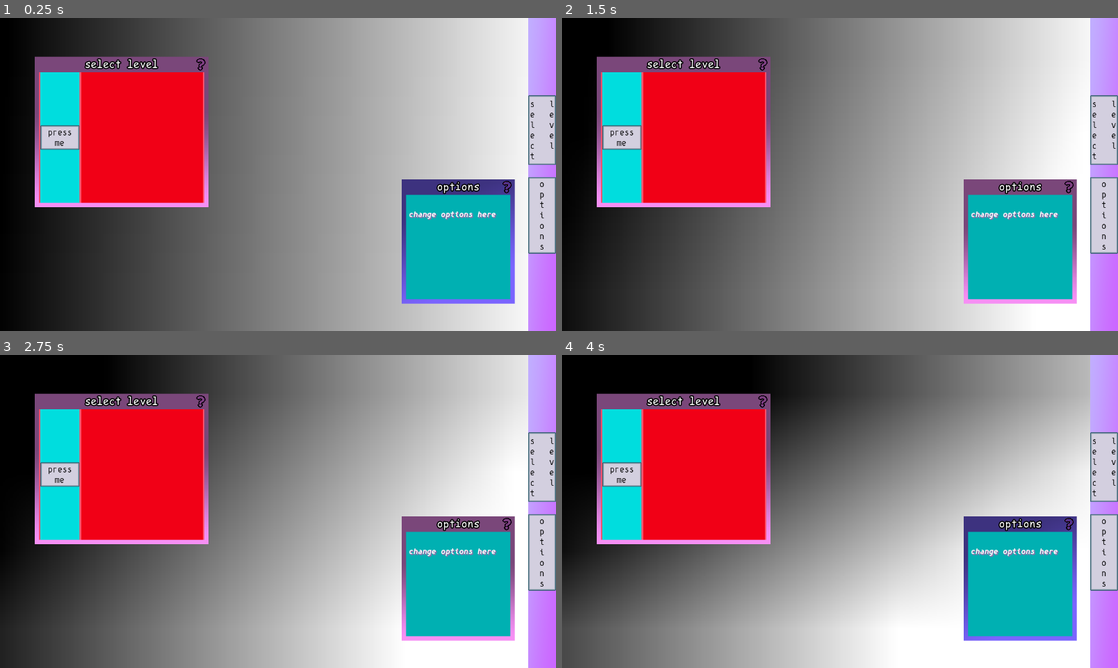
Above: before the commit, frames 1-4 (two rows, left to right).
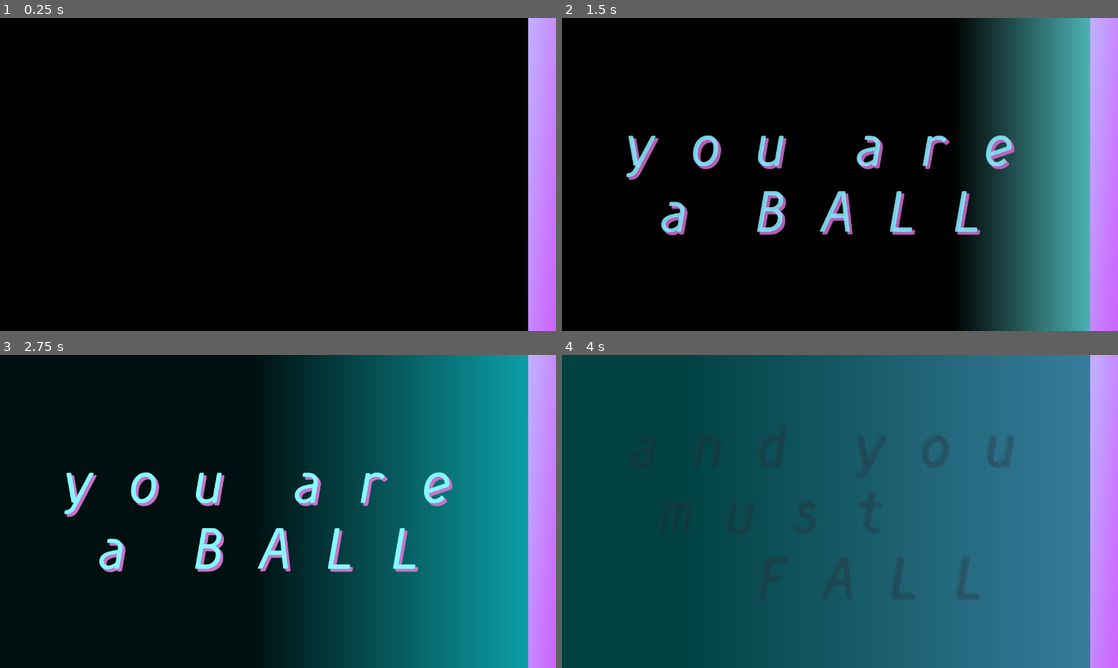
Above: after the commit, the same moments.

Repository: ktosox/GWJ77-Metamorphosis
Game: Godot game, scene res://game.tscn
Two runs of this game, one before a commit and one after it. Both use one fixed random seed, a clock stepped at 60 frames per second and the inputs below.
Inputs (mouse positions are in pixels of both pictures, inside the frame that each line leads up to):
- Up to frame 1 (0.25 s): no input
- Up to frame 2 (1.5 s): tap Enter (ui_accept) at 0.5, 0.77 s; move the mouse to (962, 158) at 0.52 s; press the mouse at (962, 158) at 0.53 s; hold D (Move_Right) 0.53-1.28 s; move the mouse to (728, 190) at 1.27 s; release the mouse at (728, 190) at 1.28 s; hold S (Move_Down) from 1.28 s (still down); right-click (728, 190) at 1.35 s
- Up to frame 3 (2.75 s): tap Enter (ui_accept) at 1.52 s; move the mouse to (333, 442) at 2.02 s; release S (Move_Down) at 2.03 s; press the mouse at (333, 442) at 2.03 s; hold D (Move_Right) from 2.03 s (still down)
- Up to frame 4 (4 s): move the mouse to (812, 574) at 2.77 s; release D (Move_Right) at 2.78 s; release the mouse at (812, 574) at 2.78 s; hold W (Move_Up) 2.78-3.53 s; right-click (812, 574) at 2.85 s; click (812, 574) at 2.92 s; tap Enter (ui_accept) at 3.02, 3.77 s; move the mouse to (1006, 558) at 3.52 s; press the mouse at (1006, 558) at 3.53 s; hold A (Move_Left) from 3.53 s (still down)

The runs differ from the first frame. In frame 1, 89% of the frame differs, in the area x 6-100%, y 0-100%; in frame 2, 90%; in frame 3, 90%; in frame 4, 97%, in the area x 0-100%, y 0-100%.

Commit message:
almost feature complete

Diff:
--- a/Game/default_bus_layout.tres
+++ b/Game/default_bus_layout.tres
@@ -7,3 +7,9 @@
 bus/1/bypass_fx = false
 bus/1/volume_db = 0.0
 bus/1/send = &"Master"
+bus/2/name = &"Music"
+bus/2/solo = false
+bus/2/mute = false
+bus/2/bypass_fx = false
+bus/2/volume_db = 0.0
+bus/2/send = &"Master"
--- a/Game/game.gd
+++ b/Game/game.gd
@@ -5,7 +5,7 @@
 
 # Called when the node enters the scene tree for the first time.
 func _ready() -> void:
-	start_game()
+	#start_game()
 	pass # Replace with function body.
 
 
@@ -68,9 +68,8 @@
 	var new_level = load("res://level/level_builder.tscn").instantiate()
 	#add funy things to new_level based on a level_number match HERE
 	current_game_level = new_level
+	new_level.data = level_data
 	#knobs to turn here: @export_range(1,3) var world (from 1 to 3), @export var segment_count = 6 (how long should the fall be?), @export var feature_list : Array (bonus things to add)
-	new_level.world = level_data.world
-	new_level.desired_length = level_data.desired_length
 	new_level.connect("level_complete",Callable(self,"end_level"))
 	$GameWindow.add_child(new_level)
 	$GameWindow.visible = true
--- a/Game/game.tscn
+++ b/Game/game.tscn
@@ -6,6 +6,9 @@
 [ext_resource type="FontFile" uid="uid://bart7fupiyr0l" path="res://resources/fonts/simply_mono_2/SimplyMono-BookOblique.ttf" id="3_cucsq"]
 [ext_resource type="Script" path="res://interface/window.gd" id="3_mw1gv"]
 [ext_resource type="PackedScene" uid="uid://bg8jt5dej20l1" path="res://path_mechanic/path_selection_screen.tscn" id="4_ko2fr"]
+[ext_resource type="PackedScene" uid="uid://cwa2cv6lsgki6" path="res://settings/sound_setter.tscn" id="7_w24js"]
+[ext_resource type="AudioStream" uid="uid://ch2eeymfycdmw" path="res://settings/scissors 8.wav" id="8_6kpa4"]
+[ext_resource type="AudioStream" uid="uid://bxhndi1w6x38t" path="res://settings/scream 12.wav" id="9_g5p57"]
 
 [sub_resource type="Gradient" id="Gradient_0pjls"]
 
@@ -468,7 +471,43 @@
 script = ExtResource("3_mw1gv")
 tutorial_scene = NodePath("TutorialIGuess")
 
+[node name="Settings" type="ColorRect" parent="OptionsWindow"]
+anchors_preset = 15
+anchor_right = 1.0
+anchor_bottom = 1.0
+grow_horizontal = 2
+grow_vertical = 2
+color = Color(1, 0.278431, 0.337255, 1)
+
+[node name="SoundSetter" parent="OptionsWindow/Settings" instance=ExtResource("7_w24js")]
+layout_mode = 1
+offset_top = -120.0
+offset_right = 0.0
+offset_bottom = -43.0
+title_overwrite = "Sound"
+
+[node name="SoundSetter2" parent="OptionsWindow/Settings" instance=ExtResource("7_w24js")]
+layout_mode = 1
+offset_top = -39.0
+offset_right = 0.0
+offset_bottom = 33.0
+bus_name = "Effects"
+
+[node name="ExampleSound" parent="OptionsWindow/Settings/SoundSetter2" index="1"]
+stream = ExtResource("9_g5p57")
+
+[node name="SoundSetter3" parent="OptionsWindow/Settings" instance=ExtResource("7_w24js")]
+layout_mode = 1
+offset_top = 40.0
+offset_right = 0.0
+offset_bottom = 112.0
+bus_name = "Music"
+
+[node name="ExampleSound" parent="OptionsWindow/Settings/SoundSetter3" index="1"]
+stream = ExtResource("8_6kpa4")
+
 [node name="TutorialIGuess" type="ColorRect" parent="OptionsWindow"]
+visible = false
 custom_minimum_size = Vector2(240, 240)
 anchors_preset = 15
 anchor_right = 1.0
@@ -490,9 +529,13 @@
 libraries = {
 "": SubResource("AnimationLibrary_7rh51")
 }
+autoplay = "new_animation"
 
 [connection signal="pressed" from="PanelTexture/Layout/SelectLevelButton" to="." method="_on_select_level_button_pressed"]
 [connection signal="pressed" from="PanelTexture/Layout/GameWindowButton" to="." method="_on_game_window_button_pressed"]
 [connection signal="pressed" from="PanelTexture/Layout/HiddenWindowButton" to="." method="_on_hidden_window_button_pressed"]
 [connection signal="pressed" from="PanelTexture/Layout/OptionsWindowButton" to="." method="_on_options_window_button_pressed"]
 [connection signal="create_new_level" from="SelectLevel/PathSelectionScreen" to="." method="_on_path_selection_screen_create_new_level"]
+
+[editable path="OptionsWindow/Settings/SoundSetter2"]
+[editable path="OptionsWindow/Settings/SoundSetter3"]
--- a/Game/level/car.gd
+++ b/Game/level/car.gd
@@ -11,9 +11,10 @@
 	pass
 
 
-func _on_body_entered(body: Node3D) -> void:
+func _on_body_entered(body: RigidBody3D) -> void:
 	if body.is_in_group("Player"):
 		$MeshInstance3D.visible = false
 		$CPUParticles3D.emitting = true
-
+		set_deferred("monitoring",false)
+	body.apply_central_impulse(Vector3(0,5,0))
 	pass # Replace with function body.
--- /dev/null
+++ b/Game/level/features/bubble_generator.gd
@@ -0,0 +1,14 @@
+extends CPUParticles3D
+
+
+# Called when the node enters the scene tree for the first time.
+func _ready() -> void:
+	rotate(Vector3.UP,deg_to_rad(90*(randi()%4) ))
+
+	global_position += Vector3(0,0,-1.9).rotated(Vector3.UP,rotation.y)
+	pass # Replace with function body.
+
+
+# Called every frame. 'delta' is the elapsed time since the previous frame.
+func _process(delta: float) -> void:
+	pass
--- a/Game/level/features/bubble_generator.tscn
+++ b/Game/level/features/bubble_generator.tscn
@@ -1,4 +1,6 @@
-[gd_scene load_steps=3 format=3 uid="uid://bibr0jwrfulir"]
+[gd_scene load_steps=5 format=3 uid="uid://bibr0jwrfulir"]
+
+[ext_resource type="Script" path="res://level/features/bubble_generator.gd" id="1_kdiw6"]
 
 [sub_resource type="StandardMaterial3D" id="StandardMaterial3D_m7mbj"]
 transparency = 1
@@ -12,14 +14,30 @@
 radial_segments = 8
 rings = 8
 
+[sub_resource type="CapsuleShape3D" id="CapsuleShape3D_dxq1l"]
+radius = 1.88815
+height = 7.08124
+
 [node name="BubbleGenerator" type="CPUParticles3D"]
-amount = 16
-lifetime = 3.0
-explosiveness = 0.75
+amount = 24
+lifetime = 1.2
 lifetime_randomness = 0.8
 mesh = SubResource("SphereMesh_arunj")
-gravity = Vector3(0, 6, 0)
-initial_velocity_min = 3.0
-initial_velocity_max = 6.0
+gravity = Vector3(0, 9, 0)
+initial_velocity_min = 2.0
+initial_velocity_max = 4.0
 damping_min = 2.0
 damping_max = 4.0
+script = ExtResource("1_kdiw6")
+
+[node name="Area3D" type="Area3D" parent="."]
+transform = Transform3D(1, 0, 0, 0, 1, 0, 0, 0, 1, 1.68512, 3.16662, 0)
+collision_layer = 0
+collision_mask = 2
+gravity_space_override = 1
+gravity_point_center = Vector3(0, 2, 0)
+gravity_direction = Vector3(0, 2, 0)
+
+[node name="CollisionShape3D" type="CollisionShape3D" parent="Area3D"]
+transform = Transform3D(1, 0, 0, 0, 1, 0, 0, 0, 1, -0.485953, -0.577646, 0)
+shape = SubResource("CapsuleShape3D_dxq1l")
--- a/Game/level/features/virtual_poster.gd
+++ b/Game/level/features/virtual_poster.gd
@@ -5,6 +5,9 @@
 # Called when the node enters the scene tree for the first time.
 func _ready() -> void:
 	$Label.text = text_range[randi()%text_range.size()]
+	rotate(Vector3.UP,deg_to_rad(90*(randi()%4) ))
+
+	global_position += Vector3(0,0,-1.9).rotated(Vector3.UP,rotation.y)
 
 	pass # Replace with function body.
 
--- a/Game/level/features/virtual_poster.tscn
+++ b/Game/level/features/virtual_poster.tscn
@@ -15,6 +15,9 @@
 material = SubResource("StandardMaterial3D_gnwli")
 left_to_right = 0.0
 size = Vector3(0.2, 0.3, 2)
+
+[sub_resource type="BoxShape3D" id="BoxShape3D_sob34"]
+size = Vector3(1.69275, 4.21536, 2.00098)
 
 [node name="SlowPoster" type="MeshInstance3D"]
 mesh = SubResource("QuadMesh_0bj2b")
@@ -37,3 +40,14 @@
 [node name="MeshInstance3D" type="MeshInstance3D" parent="."]
 transform = Transform3D(-0.0119553, 0, -0.999929, 0, 1, 0, 0.999929, 0, -0.0119553, 0, 2.10529, 0)
 mesh = SubResource("PrismMesh_hviuo")
+
+[node name="Area3D" type="Area3D" parent="."]
+transform = Transform3D(1, 0, 0, 0, 1, 0, 0, 0, 1, 0, 0, 1.01937)
+collision_layer = 0
+collision_mask = 2
+linear_damp_space_override = 1
+linear_damp = 4.0
+
+[node name="CollisionShape3D" type="CollisionShape3D" parent="Area3D"]
+transform = Transform3D(1, 0, 0, 0, 1, 0, 0, 0, 1, -0.0823364, 0.767166, 0.500488)
+shape = SubResource("BoxShape3D_sob34")
--- a/Game/level/intersection.tscn
+++ b/Game/level/intersection.tscn
@@ -112,7 +112,7 @@
 "RESET": SubResource("Animation_tw0fa")
 }
 
-[node name="Intersection" type="Node3D"]
+[node name="Trafic" type="Node3D"]
 
 [node name="CarMover" type="AnimationPlayer" parent="."]
 libraries = {
--- a/Game/level/level_builder.gd
+++ b/Game/level/level_builder.gd
@@ -46,8 +46,9 @@
 	await get_tree().create_timer(0.4).timeout
 	loading_screen.get_node("ProgressBar").value = 100
 	loading_screen.get_node("LoadingComplete").visible = true
-
-	print("_total_length ", _total_length)
+	$Music.play(randf() * 300)
+	$Music/AnimationPlayer.play("in")
+	#print("_total_length ", _total_length)
 	pass
 
 
@@ -128,6 +129,12 @@
 
 
 
+	for feature in data.features:
+		var spot = _valid_location_array[randi()%_valid_location_array.size()]
+		var new_feature = feature.instantiate() as Node3D
+		new_feature.global_position = Vector3(0,spot,0)
+		$FeaturesGoHere.add_child(new_feature)
+		_valid_location_array.erase(spot)
 	pass
 
 
@@ -159,8 +166,9 @@
 
 
 func _on_player_catcher_player_reached_end() -> void:
+	$Music/AnimationPlayer.play("out")
 	$Overlay/TimeShower.set_process(false)
-	await get_tree().create_timer(1.2).timeout
+	await get_tree().create_timer(1.7).timeout
 	emit_signal("level_complete",$Overlay/TimeShower.current_time)
 	queue_free()
 	pass # Replace with function body.
--- a/Game/level/level_builder.tscn
+++ b/Game/level/level_builder.tscn
@@ -1,18 +1,73 @@
-[gd_scene load_steps=8 format=3 uid="uid://b6n1a36i8bdmy"]
+[gd_scene load_steps=13 format=3 uid="uid://b6n1a36i8bdmy"]
 
 [ext_resource type="Script" path="res://level/level_builder.gd" id="1_qv3op"]
-[ext_resource type="PackedScene" uid="uid://c1838uqk0isy3" path="res://level/features/virtual_poster.tscn" id="2_agaqt"]
 [ext_resource type="Script" path="res://level/level_data.gd" id="2_e2rim"]
+[ext_resource type="PackedScene" uid="uid://bibr0jwrfulir" path="res://level/features/bubble_generator.tscn" id="2_gcroh"]
 [ext_resource type="FontFile" uid="uid://bip18wbfqsng2" path="res://resources/fonts/flexi_ibm_vga_true/Flexi_IBM_VGA_True.ttf" id="2_l87on"]
 [ext_resource type="PackedScene" uid="uid://bhtsrhgyo1unt" path="res://level/player_catcher.tscn" id="2_xgffx"]
 [ext_resource type="Script" path="res://level/time_shower.gd" id="3_8a3qc"]
+[ext_resource type="AudioStream" uid="uid://b5114l04llu8i" path="res://resources/sounds/Prismatic Shopping Network.ogg" id="7_kr5f3"]
 
 [sub_resource type="Resource" id="Resource_qxlsf"]
 script = ExtResource("2_e2rim")
 world = 2
 desired_length = 80
 loot_count = 6
-features = Array[PackedScene]([ExtResource("2_agaqt"), ExtResource("2_agaqt")])
+features = Array[PackedScene]([ExtResource("2_gcroh"), ExtResource("2_gcroh")])
+
+[sub_resource type="Animation" id="Animation_ahe07"]
+resource_name = "in"
+length = 2.0
+tracks/0/type = "value"
+tracks/0/imported = false
+tracks/0/enabled = true
+tracks/0/path = NodePath(".:volume_db")
+tracks/0/interp = 1
+tracks/0/loop_wrap = true
+tracks/0/keys = {
+"times": PackedFloat32Array(0, 2),
+"transitions": PackedFloat32Array(1, 1),
+"update": 0,
+"values": [-80.0, 0.0]
+}
+
+[sub_resource type="Animation" id="Animation_bsdgd"]
+resource_name = "out"
+length = 2.0
+tracks/0/type = "value"
+tracks/0/imported = false
+tracks/0/enabled = true
+tracks/0/path = NodePath(".:volume_db")
+tracks/0/interp = 1
+tracks/0/loop_wrap = true
+tracks/0/keys = {
+"times": PackedFloat32Array(0, 2),
+"transitions": PackedFloat32Array(1, 1),
+"update": 0,
+"values": [0.0, -80.0]
+}
+
+[sub_resource type="Animation" id="Animation_u7b56"]
+length = 0.001
+tracks/0/type = "value"
+tracks/0/imported = false
+tracks/0/enabled = true
+tracks/0/path = NodePath(".:volume_db")
+tracks/0/interp = 1
+tracks/0/loop_wrap = true
+tracks/0/keys = {
+"times": PackedFloat32Array(0),
+"transitions": PackedFloat32Array(1),
+"update": 0,
+"values": [-80.0]
+}
+
+[sub_resource type="AnimationLibrary" id="AnimationLibrary_lhk8r"]
+_data = {
+"RESET": SubResource("Animation_u7b56"),
+"in": SubResource("Animation_ahe07"),
+"out": SubResource("Animation_bsdgd")
+}
 
 [node name="LevelBuilder" type="Node3D"]
 script = ExtResource("1_qv3op")
@@ -95,4 +150,14 @@
 [node name="PlayerCatcher" parent="." instance=ExtResource("2_xgffx")]
 transform = Transform3D(1, 0, 0, 0, 1, 0, 0, 0, 1, 0, -5, 0)
 
+[node name="Music" type="AudioStreamPlayer" parent="."]
+stream = ExtResource("7_kr5f3")
+volume_db = -80.0
+bus = &"Music"
+
+[node name="AnimationPlayer" type="AnimationPlayer" parent="Music"]
+libraries = {
+"": SubResource("AnimationLibrary_lhk8r")
+}
+
 [connection signal="player_reached_end" from="PlayerCatcher" to="." method="_on_player_catcher_player_reached_end"]
--- a/Game/not_player/loot.gd
+++ b/Game/not_player/loot.gd
@@ -4,6 +4,8 @@
 
 func _ready() -> void:
 	assert(packet != null)
+	rotation = Vector3(randf(),randf(),randf())
+
 
 func _on_body_entered(body: Node3D) -> void:
 	assert(body.is_in_group("Player"))
--- a/Game/path_mechanic/path_selection_screen.gd
+++ b/Game/path_mechanic/path_selection_screen.gd
@@ -10,6 +10,8 @@
 
 signal create_new_level (level_data : LevelData)
 
+@export var possible_feaure_array : Array[PackedScene]
+
 # Called when the node enters the scene tree for the first time.
 func _ready() -> void:
 	GM.connect("falling_ended",Callable(self,"end_lock_out"))
@@ -21,21 +23,27 @@
 
 func generate_new_paths() -> void:
 	# LUL
-	var new_level_data = LevelData.new()
+	for n in 3:
+		var new_level_data = LevelData.new()
+		new_level_data.desired_length = int(80 + 20 * randf())
+		new_level_data.features.push_back(possible_feaure_array[randi()%possible_feaure_array.size()])
+		new_level_data.features.push_back(possible_feaure_array[randi()%possible_feaure_array.size()])
+		new_level_data.loot_count = 5 + randi()%8
+		new_level_data.world = 1 + randi()%3
+		create_page(new_level_data)
 
-	create_page(new_level_data)
-	create_page(new_level_data)
-	create_page(new_level_data)
 	pass
 
 func create_page(level_data : LevelData) -> void:
+	var random_color = Color(randf()*1.8,randf()*1.8,randf()*1.8)
+
 	var new_page = path_details_scene.instantiate() as Control
-	paths_go_here.add_child(new_page)
-	var random_color = Color(randf()*1.8,randf()*1.8,randf()*1.8)
+
 	new_page.level_data = level_data
 	new_page.modulate = random_color
 	new_page.visible = false
 	new_page.connect("level_selection_confirmed",Callable(self,"confirm_path_selection"))
+	paths_go_here.add_child(new_page)
 	var new_button = path_button_scene.instantiate()
 	buttons_go_here.add_child(new_button)
 	new_button.linked_path = new_page
--- a/Game/path_mechanic/path_selection_screen.tscn
+++ b/Game/path_mechanic/path_selection_screen.tscn
@@ -1,17 +1,19 @@
-[gd_scene load_steps=8 format=3 uid="uid://bg8jt5dej20l1"]
+[gd_scene load_steps=10 format=3 uid="uid://bg8jt5dej20l1"]
 
 [ext_resource type="Theme" uid="uid://dbotcsipmht72" path="res://interface/main_theme.tres" id="1_aqpr0"]
 [ext_resource type="Script" path="res://path_mechanic/path_selection_screen.gd" id="1_pisuv"]
 [ext_resource type="PackedScene" uid="uid://dsqnp0dc0toww" path="res://path_mechanic/path_deatils.tscn" id="3_0n3wb"]
 [ext_resource type="PackedScene" uid="uid://x5uoriat7akg" path="res://path_mechanic/path_button.tscn" id="3_klco7"]
+[ext_resource type="PackedScene" uid="uid://wgbqu5l18xj2" path="res://level/intersection.tscn" id="4_w3tmn"]
 [ext_resource type="Script" path="res://level/level_data.gd" id="5_48xt1"]
+[ext_resource type="PackedScene" uid="uid://bibr0jwrfulir" path="res://level/features/bubble_generator.tscn" id="5_ma4di"]
 [ext_resource type="PackedScene" uid="uid://c1838uqk0isy3" path="res://level/features/virtual_poster.tscn" id="5_rlr33"]
 
 [sub_resource type="Resource" id="Resource_hbx62"]
 script = ExtResource("5_48xt1")
 world = 1
-desired_length = 80
-loot_count = 6
+desired_length = 120
+loot_count = 8
 features = Array[PackedScene]([ExtResource("5_rlr33"), ExtResource("5_rlr33")])
 
 [node name="PathSelectionScreen" type="ColorRect"]
@@ -22,6 +24,7 @@
 theme = ExtResource("1_aqpr0")
 color = Color(1, 0.32549, 0.419608, 1)
 script = ExtResource("1_pisuv")
+possible_feaure_array = Array[PackedScene]([ExtResource("5_rlr33"), ExtResource("4_w3tmn"), ExtResource("5_ma4di")])
 
 [node name="Layout" type="HBoxContainer" parent="."]
 layout_mode = 1
--- /dev/null
+++ b/Game/settings/config.gd
@@ -0,0 +1,60 @@
+# got the below code from https://github.com/GodotWildJam/gwj-accessibility-scripts
+class_name Config
+extends Object
+
+## Interface for a single configuration file through [ConfigFile].
+
+const CONFIG_FILE_LOCATION := "user://config.cfg"
+
+static var config_file : ConfigFile
+
+static func _init():
+	load_config_file()
+
+static func _save_config_file() -> void:
+	var save_error : int = config_file.save(CONFIG_FILE_LOCATION)
+	if save_error:
+		push_error("save config file failed with error %d" % save_error)
+
+static func load_config_file() -> void:
+	if config_file != null:
+		return
+	config_file = ConfigFile.new()
+	var load_error : int = config_file.load(CONFIG_FILE_LOCATION)
+	if load_error:
+		var save_error : int = config_file.save(CONFIG_FILE_LOCATION)
+		if save_error:
+			push_error("save config file failed with error %d" % save_error)
+
+static func set_config(section: String, key: String, value) -> void:
+	load_config_file()
+	config_file.set_value(section, key, value)
+	_save_config_file()
+
+static func get_config(section: String, key: String, default = null) -> Variant:
+	load_config_file()
+	return config_file.get_value(section, key, default)
+
+static func has_section(section: String):
+	load_config_file()
+	return config_file.has_section(section)
+
+static func has_section_key(section: String, key: String):
+	load_config_file()
+	return config_file.has_section_key(section, key)
+
+static func erase_section(section: String):
+	if has_section(section):
+		config_file.erase_section(section)
+		_save_config_file()
+
+static func erase_section_key(section: String, key: String):
+	if has_section_key(section, key):
+		config_file.erase_section_key(section, key)
+		_save_config_file()
+
+static func get_section_keys(section: String):
+	load_config_file()
+	if config_file.has_section(section):
+		return config_file.get_section_keys(section)
+	return PackedStringArray()
--- /dev/null
+++ b/Game/settings/settings_autoload.gd
@@ -0,0 +1,13 @@
+extends Control
+
+
+
+
+# Called when the node enters the scene tree for the first time.
+func _ready() -> void:
+	pass # Replace with function body.
+
+
+# Called every frame. 'delta' is the elapsed time since the previous frame.
+func _process(delta: float) -> void:
+	pass
--- /dev/null
+++ b/Game/settings/settings_autoload.tscn
@@ -0,0 +1,83 @@
+[gd_scene load_steps=5 format=3 uid="uid://cwtl5c1tu4ppe"]
+
+[ext_resource type="Script" path="res://settings/settings_autoload.gd" id="1_0ikpp"]
+[ext_resource type="PackedScene" uid="uid://cwa2cv6lsgki6" path="res://settings/sound_setter.tscn" id="2_fwc0t"]
+
+[sub_resource type="Shader" id="Shader_bw435"]
+code = "shader_type canvas_item;
+// code lifted from the shader tutorail on the documentation
+
+uniform sampler2D screen_texture : hint_screen_texture, repeat_disable, filter_nearest;
+
+uniform float brightness = 1.0;
+uniform float contrast = 1.0;
+uniform float saturation = 1.0;
+
+void fragment() {
+    vec3 c = textureLod(screen_texture, SCREEN_UV, 0.0).rgb;
+
+    c.rgb = mix(vec3(0.0), c.rgb, brightness);
+    c.rgb = mix(vec3(0.5), c.rgb, contrast);
+    c.rgb = mix(vec3(dot(vec3(1.0), c.rgb) * 0.33333), c.rgb, saturation);
+
+    COLOR.rgb = c;
+}
+"
+
+[sub_resource type="ShaderMaterial" id="ShaderMaterial_adrdl"]
+shader = SubResource("Shader_bw435")
+shader_parameter/brightness = 1.0
+shader_parameter/contrast = 1.0
+shader_parameter/saturation = 1.0
+
+[node name="SettingsAutoload" type="Control"]
+layout_mode = 3
+anchors_preset = 15
+anchor_right = 1.0
+anchor_bottom = 1.0
+grow_horizontal = 2
+grow_vertical = 2
+script = ExtResource("1_0ikpp")
+
+[node name="ScreenCorrection" type="CanvasLayer" parent="."]
+visible = false
+
+[node name="ShaderHolder" type="ColorRect" parent="ScreenCorrection"]
+material = SubResource("ShaderMaterial_adrdl")
+anchors_preset = 15
+anchor_right = 1.0
+anchor_bottom = 1.0
+grow_horizontal = 2
+grow_vertical = 2
+
+[node name="SettingsButton" type="CanvasLayer" parent="."]
+
+[node name="TextureButton" type="TextureButton" parent="SettingsButton"]
+offset_left = 1207.0
+offset_top = 34.0
+offset_right = 1247.0
+offset_bottom = 74.0
+
+[node name="SettingsWindow" type="CanvasLayer" parent="."]
+visible = false
+
+[node name="Sound" type="VBoxContainer" parent="SettingsWindow"]
+offset_left = 767.0
+offset_top = 421.0
+offset_right = 1233.0
+offset_bottom = 697.0
+alignment = 1
+
+[node name="SoundSetter" parent="SettingsWindow/Sound" instance=ExtResource("2_fwc0t")]
+layout_mode = 2
+color = Color(0.795964, 2.5028e-06, 0.50109, 1)
+title_overwrite = "Main"
+
+[node name="SoundSetter2" parent="SettingsWindow/Sound" instance=ExtResource("2_fwc0t")]
+layout_mode = 2
+bus_name = "Effects"
+
+[node name="SoundSetter3" parent="SettingsWindow/Sound" instance=ExtResource("2_fwc0t")]
+layout_mode = 2
+color = Color(0.249596, 0.519648, 0.243376, 1)
+bus_name = "Music"
--- /dev/null
+++ b/Game/settings/sound_setter.gd
@@ -0,0 +1,37 @@
+extends ColorRect
+
+@export var bus_name = "Master"
+
+@export var title_overwrite : String
+
+var _bus_index = 0
+
+# Called when the node enters the scene tree for the first time.
+func _ready() -> void:
+	_bus_index = AudioServer.get_bus_index(bus_name)
+	assert(_bus_index != -1)
+	%MuteButton.button_pressed = AudioServer.is_bus_mute(_bus_index)
+	%VolumeSlider.value = db_to_linear(AudioServer.get_bus_volume_db(_bus_index))
+	$ExampleSound.bus = bus_name
+	if title_overwrite.is_empty():
+		%Title.text = bus_name
+	else:
+		%Title.text = title_overwrite
+	pass # Replace with function body.
+
+
+
+
+func _on_mute_button_toggled(toggled_on: bool) -> void:
+	AudioServer.set_bus_mute(_bus_index, toggled_on)
+	pass # Replace with function body.
+
+
+
+
+
+func _on_volume_slider_value_changed(value: float) -> void:
+	AudioServer.set_bus_volume_db(_bus_index, linear_to_db(value))
+	if !$ExampleSound.playing:
+		$ExampleSound.play()
+	pass # Replace with function body.
--- /dev/null
+++ b/Game/settings/sound_setter.tscn
@@ -0,0 +1,100 @@
+[gd_scene load_steps=6 format=3 uid="uid://cwa2cv6lsgki6"]
+
+[ext_resource type="Script" path="res://settings/sound_setter.gd" id="1_wvucb"]
+[ext_resource type="AudioStream" uid="uid://b73ekdqt0i2c7" path="res://settings/beep 2.wav" id="2_otl65"]
+
+[sub_resource type="Animation" id="Animation_fo8gr"]
+length = 0.001
+tracks/0/type = "value"
+tracks/0/imported = false
+tracks/0/enabled = true
+tracks/0/path = NodePath(".:volume_db")
+tracks/0/interp = 1
+tracks/0/loop_wrap = true
+tracks/0/keys = {
+"times": PackedFloat32Array(0),
+"transitions": PackedFloat32Array(1),
+"update": 0,
+"values": [-80.0]
+}
+
+[sub_resource type="Animation" id="Animation_8n614"]
+resource_name = "auto_play"
+tracks/0/type = "value"
+tracks/0/imported = false
+tracks/0/enabled = true
+tracks/0/path = NodePath(".:volume_db")
+tracks/0/interp = 1
+tracks/0/loop_wrap = true
+tracks/0/keys = {
+"times": PackedFloat32Array(0, 1),
+"transitions": PackedFloat32Array(2, 2),
+"update": 0,
+"values": [-80.0, 0.0]
+}
+
+[sub_resource type="AnimationLibrary" id="AnimationLibrary_8o6xe"]
+_data = {
+"RESET": SubResource("Animation_fo8gr"),
+"auto_play": SubResource("Animation_8n614")
+}
+
+[node name="SoundSetter" type="ColorRect"]
+custom_minimum_size = Vector2(0, 72)
+anchors_preset = 14
+anchor_top = 0.5
+anchor_right = 1.0
+anchor_bottom = 0.5
+offset_top = -36.0
+offset_right = -177.0
+offset_bottom = 41.0
+grow_horizontal = 2
+grow_vertical = 2
+size_flags_horizontal = 3
+size_flags_vertical = 4
+color = Color(0.294118, 0.329412, 1, 1)
+script = ExtResource("1_wvucb")
+
+[node name="Layout" type="HBoxContainer" parent="."]
+layout_mode = 1
+anchors_preset = 15
+anchor_right = 1.0
+anchor_bottom = 1.0
+grow_horizontal = 2
+grow_vertical = 2
+
+[node name="MuteButton" type="CheckButton" parent="Layout"]
+unique_name_in_owner = true
+layout_mode = 2
+
+[node name="VolumeSlider" type="HSlider" parent="Layout"]
+unique_name_in_owner = true
+layout_mode = 2
+size_flags_horizontal = 3
+size_flags_vertical = 4
+max_value = 1.5
+step = 0.02
+value = 0.48
+
+[node name="ExampleSound" type="AudioStreamPlayer" parent="."]
+stream = ExtResource("2_otl65")
+volume_db = -80.0
+
+[node name="MuteOnLoad" type="AnimationPlayer" parent="ExampleSound"]
+libraries = {
+"": SubResource("AnimationLibrary_8o6xe")
+}
+autoplay = "auto_play"
+
+[node name="Title" type="Label" parent="."]
+unique_name_in_owner = true
+layout_mode = 1
+anchors_preset = 10
+anchor_right = 1.0
+offset_bottom = 23.0
+grow_horizontal = 2
+text = "Derp"
+horizontal_alignment = 1
+
+[connection signal="toggled" from="Layout/MuteButton" to="." method="_on_mute_button_toggled"]
+[connection signal="value_changed" from="Layout/VolumeSlider" to="." method="_on_volume_slider_value_changed"]
Not shown: 1 places in Game/game.tscn that only renumber resources
Not shown: 1 places in Game/level/features/virtual_poster.tscn that only renumber resources
Not shown, added: Game/resources/sounds/Prismatic Shopping Network.ogg.import
Not shown, added: Game/settings/beep 2.wav.import
Not shown, added: Game/settings/scissors 8.wav.import
Not shown, added: Game/settings/scream 12.wav.import
Not shown, added: Game/resources/sounds/Prismatic Shopping Network.ogg
Not shown, added: Game/settings/beep 2.wav
Not shown, added: Game/settings/scissors 8.wav
Not shown, added: Game/settings/scream 12.wav
